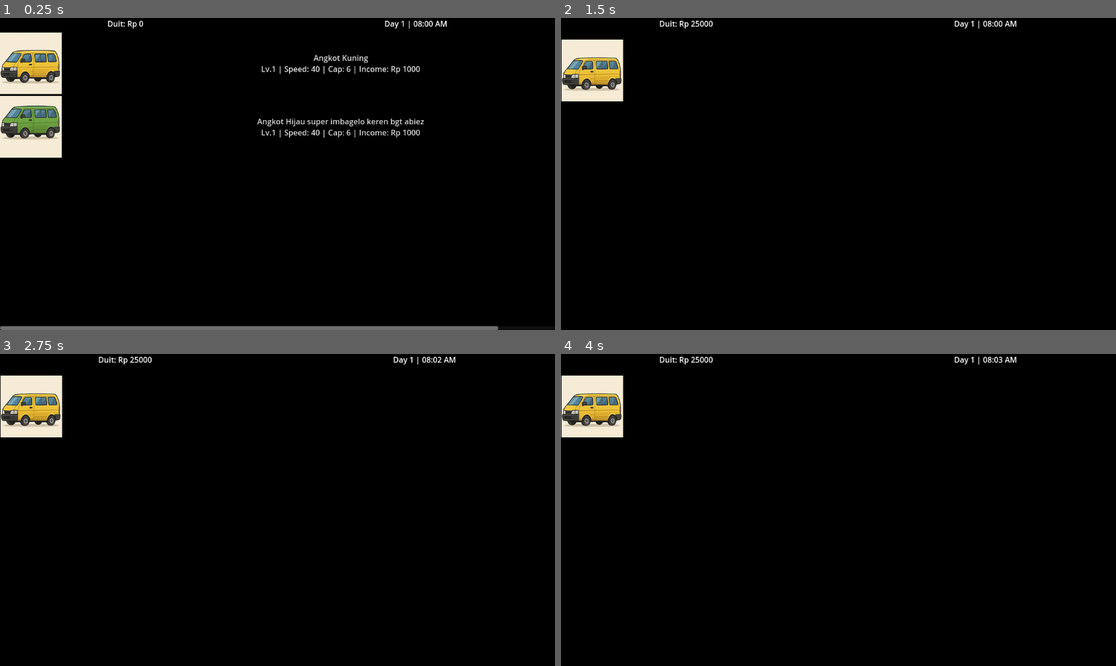
Above: before the commit, frames 1-4 (two rows, left to right).
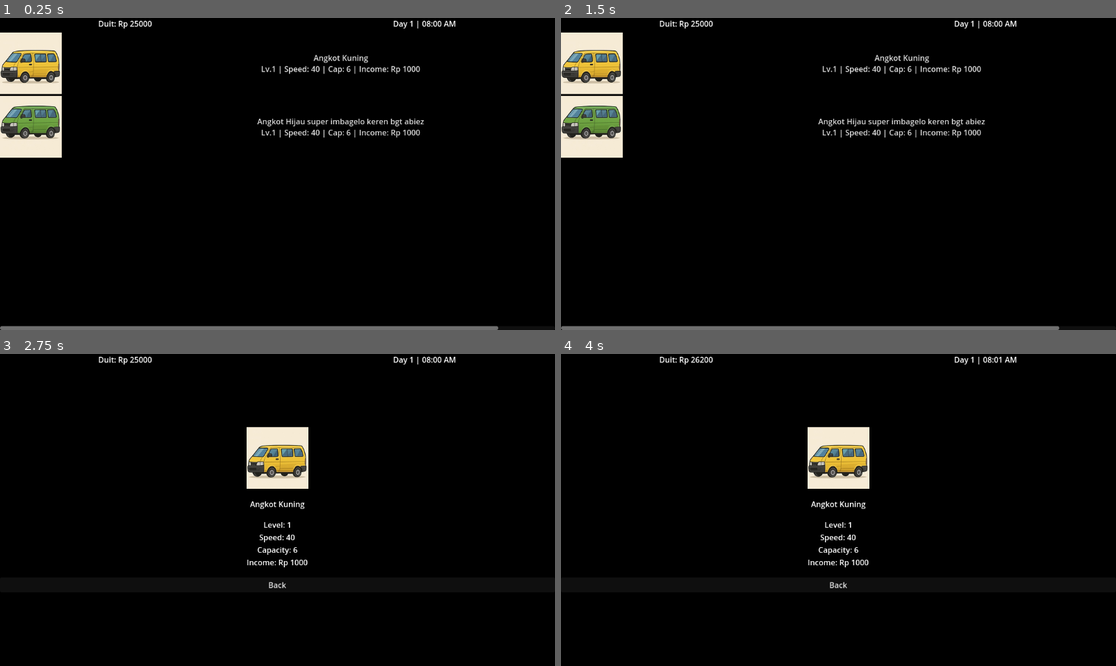
Above: after the commit, the same moments.

Repository: murifq/individual-game-jam
Game: Godot game, scene res://scenes/MainUI/MainUI.tscn
The game is run twice, just before and just after one commit, with the same random seed, the same clock (stepped at 60 frames per second) and the same inputs.
Inputs (mouse positions are in pixels of both pictures, inside the frame that each line leads up to):
- Up to frame 1 (0.25 s): no input
- Up to frame 2 (1.5 s): click (594, 64) at 0.52 s; click (838, 248) at 1.25 s, where only the run after the commit has a clickable "Back"
- Up to frame 3 (2.75 s): click (338, 400) at 2 s, where only the run after the commit has a clickable "Angkot Kuning Lv.1 | Speed: 4…"
- Up to frame 4 (4 s): tap Enter at 2.75 s; tap Space at 3.5 s

The runs differ from the first frame. In frame 1, 0.3% of the frame differs, in the area x 17-83%, y 0-4%; in frame 2, 5.7%, in the area x 0-90%, y 4-100%; in frame 3, 4.9%; in frame 4, 4.9%.

Commit message:
add operate feature for angkot so angkot can earn money

Diff:
--- a/scenes/MainUI/AngkotDetail.tscn
+++ b/scenes/MainUI/AngkotDetail.tscn
@@ -1,10 +1,9 @@
-[gd_scene load_steps=4 format=3 uid="uid://s3rywcwdhtn1"]
+[gd_scene load_steps=3 format=3 uid="uid://s3rywcwdhtn1"]
 
 [ext_resource type="Script" path="res://scripts/MainUI/angkot_detail.gd" id="1_d53li"]
-[ext_resource type="Texture2D" uid="uid://dhr1hbu3sgl8j" path="res://assets/AngkotHijau.png" id="1_pev3s"]
 [ext_resource type="PackedScene" uid="uid://c6243b85k6e7" path="res://scenes/components/InformationBar.tscn" id="3_txvqu"]
 
-[node name="DetailAngkot" type="ColorRect" groups=["time_display"]]
+[node name="DetailAngkot" type="ColorRect"]
 anchors_preset = 15
 anchor_right = 1.0
 anchor_bottom = 1.0
@@ -17,10 +16,34 @@
 layout_mode = 1
 offset_bottom = 23.0
 
-[node name="AngkotImage" type="TextureRect" parent="."]
-layout_mode = 0
-offset_left = 1.0
-offset_top = 45.0
-offset_right = 129.0
-offset_bottom = 173.0
-texture = ExtResource("1_pev3s")
+[node name="VBoxContainer" type="VBoxContainer" parent="."]
+layout_mode = 1
+anchors_preset = 15
+anchor_right = 1.0
+anchor_bottom = 1.0
+grow_horizontal = 2
+grow_vertical = 2
+theme_override_constants/separation = 20
+alignment = 1
+
+[node name="HBoxContainer" type="HBoxContainer" parent="VBoxContainer"]
+layout_mode = 2
+alignment = 1
+
+[node name="AngkotImage" type="TextureRect" parent="VBoxContainer/HBoxContainer"]
+layout_mode = 2
+stretch_mode = 2
+
+[node name="AngkotName" type="Label" parent="VBoxContainer"]
+layout_mode = 2
+text = "Angkot Name"
+horizontal_alignment = 1
+
+[node name="AngkotStats" type="Label" parent="VBoxContainer"]
+layout_mode = 2
+text = "Angkot Stats"
+horizontal_alignment = 1
+
+[node name="BackButton" type="Button" parent="VBoxContainer"]
+layout_mode = 2
+text = "Back"
--- a/scripts/MainUI/angkot_detail.gd
+++ b/scripts/MainUI/angkot_detail.gd
@@ -1,12 +1,29 @@
 extends ColorRect
 
-@onready var angkot_image = $AngkotImage  # Reference to the TextureRect node
+@onready var angkot_name = $VBoxContainer/AngkotName
+@onready var angkot_stats = $VBoxContainer/AngkotStats
+@onready var angkot_image = $VBoxContainer/HBoxContainer/AngkotImage
+@onready var back_button = $VBoxContainer/BackButton
 
 func _ready():
 	# Get the selected Angkot from Global
 	var angkot = Global.selected_angkot
 	if angkot:
-		# Load the Angkot image and set it to the TextureRect
-		angkot_image.set_texture(load(angkot.image_path))
+		# Update the UI with the Angkot's details
+		angkot_name.text = angkot.name
+		angkot_stats.text = "Level: %d\nSpeed: %d\nCapacity: %d\nIncome: Rp %d" % [
+			angkot.upgrade_level,
+			angkot.speed,
+			angkot.capacity,
+			angkot.income_per_passenger
+		]
+		angkot_image.texture = load(angkot.image_path)
 	else:
 		print("No Angkot selected!")
+
+	# Connect the back button to return to the previous scene
+	back_button.connect("pressed", self._on_back_button_pressed)
+
+func _on_back_button_pressed():
+	# Return to the MainUI scene
+	get_tree().change_scene_to_file("res://scenes/MainUI/MainUI.tscn")
--- a/scripts/MainUI/main_ui.gd
+++ b/scripts/MainUI/main_ui.gd
@@ -6,7 +6,8 @@
 @onready var angkot_item_template = $MarginContainer/ScrollContainer/AngkotList/AngkotItem
 
 func _ready():
-	Global.reset_game()
+	if not Global.is_initialized:
+		Global.reset_game()  # Only reset the game if it hasn't been initialized
 	update_ui()
 
 func update_ui():
--- a/scripts/OOP/Ankot.gd
+++ b/scripts/OOP/Ankot.gd
@@ -1,4 +1,3 @@
-# scripts/Angkot.gd
 extends Resource
 class_name Angkot
 
@@ -8,10 +7,24 @@
 var income_per_passenger: int
 var upgrade_level: int = 1
 var image_path: String
+var operation_time: int = 0  # Time the angkot has been operating
+var condition: float = 100.0  # Condition percentage (100% = perfect, 0% = broken)
 
-func upgrade():
-	upgrade_level += 1
-	if(speed < 60):
-		speed += 5
-	capacity += 1
-	income_per_passenger += 500
+func operate():
+	# Generate money based on capacity and income per passenger
+	var income = capacity * income_per_passenger / 10
+	Global.money += income
+
+	# Increase operation time and decrease condition
+	operation_time += 1
+	condition -= 0.5  # Decrease condition over time
+
+	# Check if the angkot needs repair
+	if condition <= 0:
+		condition = 0
+		print("%s needs repair!" % name)
+
+func repair():
+	# Repair the angkot and restore its condition
+	condition = 100.0
+	print("%s has been repaired!" % name)
--- a/scripts/components/information_bar.gd
+++ b/scripts/components/information_bar.gd
@@ -11,3 +11,4 @@
 
 func update_time_display():
 	label_timer.text = "%s | %s" % [Global.get_day_string(), Global.get_time_string()]
+	label_money.text = "Duit: Rp " + str(Global.money)
--- a/scripts/global/Global.gd
+++ b/scripts/global/Global.gd
@@ -1,6 +1,6 @@
 extends Node
 
-var money: int = 0
+var money: int = 25000
 var angkots: Array[Angkot] = []
 
 # Time variables
@@ -10,6 +10,7 @@
 var is_paused: bool = false
 var selected_angkot: Angkot = null
 
+var is_initialized: bool = false
 func reset_game():
 	money = 25000
 	angkots.clear()
@@ -35,6 +36,7 @@
 
 	angkots.append(a1)
 	angkots.append(a2)
+	is_initialized = true
 
 
 
--- a/scripts/time/time_manager.gd
+++ b/scripts/time/time_manager.gd
@@ -21,6 +21,8 @@
 
 	# Debugging output
 	#print("Time updated: Day %d, %02d:%02d" % [Global.game_days, Global.game_hours, Global.game_minutes])
-
+	   # Operate all angkots
+	for angkot in Global.angkots:
+		angkot.operate()
 	# Update the UI timer
 	get_tree().call_group("time_display", "update_time_display")
